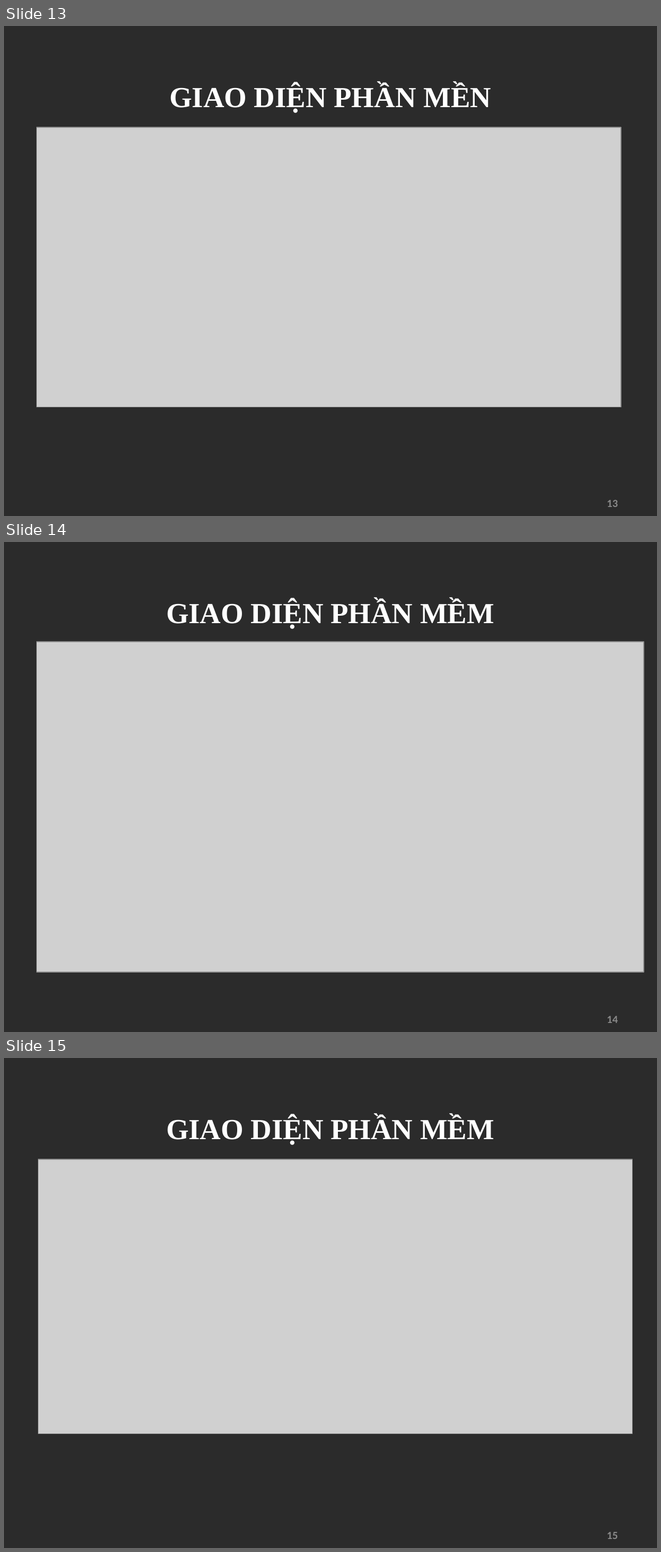
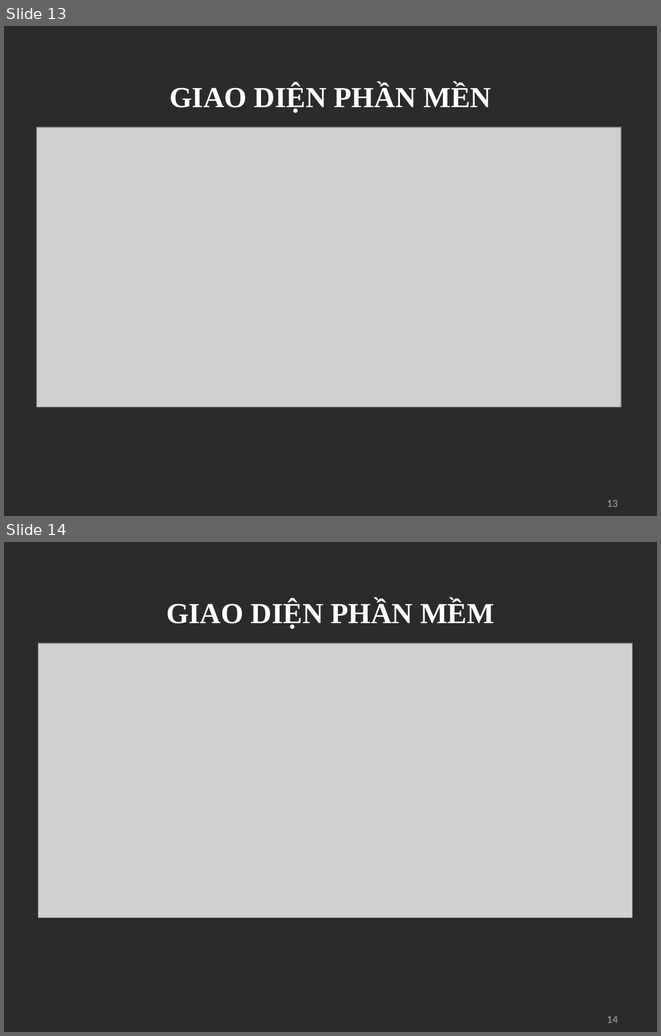
Before and after one commit to hoanhdo/ThanhDongUniversity, a slide deck: Bao cao/FacebookAPI-TranThiNhung-3C_CNTT.ppt. Shown one above the other, each under a label of ours: slides 13, 14 and 15 before the commit, slides 13 and 14 after it. The pictures are 661x1552 and 661x1036 pixels, drawn with LibreOffice and Linux fonts; fonts in the diff are those of the drawing; grey boxes stand for pictures; background and template pictures are left out; a plain dark background stands for a picture behind light text. Boxes give left, top, right and bottom in pixels: in the first picture for what was removed or moved away, otherwise in the second. Text is boxed around its words. In the diff, an @@ line names an element or a change of style, - is before the commit and + after.

```diff
--- a/Bao cao/FacebookAPI-TranThiNhung-3C_CNTT.ppt
+++ b/Bao cao/FacebookAPI-TranThiNhung-3C_CNTT.ppt
@@ slide 14 removed at box(4, 542, 657, 1032), background picture (left out) @@
@@ text removed at box(166, 601, 494, 629) @@
-GIAO DIỆN PHẦN MỀM
@@ picture removed at box(37, 642, 644, 972) @@
@@ page number removed at box(607, 1016, 618, 1023) @@
-14
@@ what was slide 15 is now slide 14 @@
@@ page number at box(607, 1016, 618, 1023): text changed @@
-15
+14
```
Also in this commit, not shown: 3 slides changed, 7 slides added, 9 other slides removed, 17 other files.
